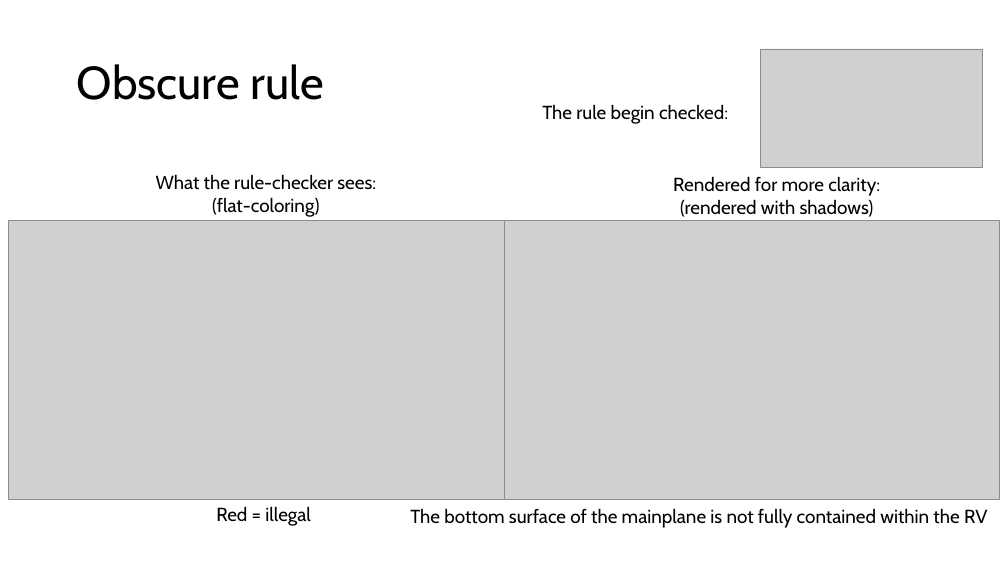
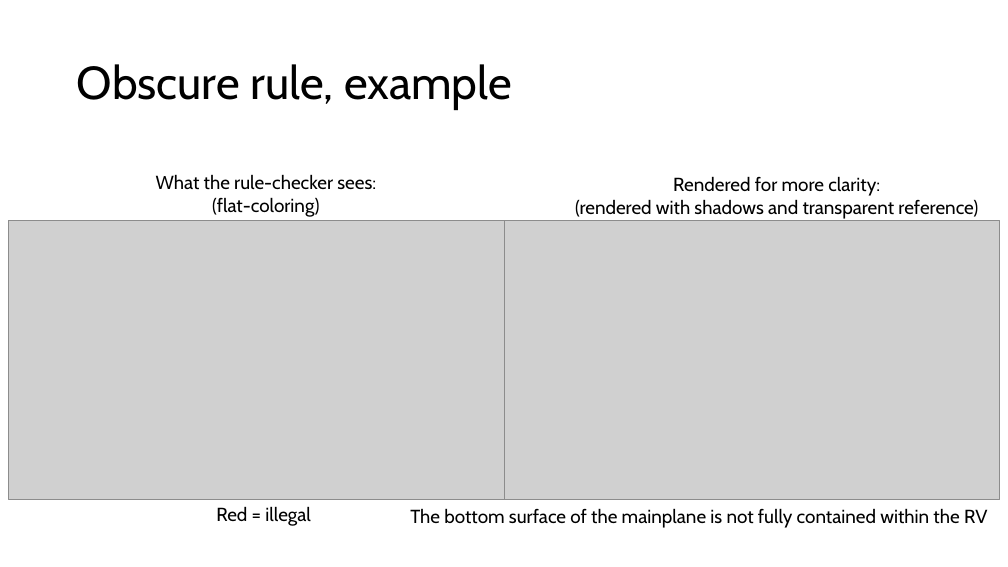
Before and after one commit to KoldskaalEng/autoScrutineer, a slide deck: slide 6 of introduction Auto-scrutineer.pptx. Drawn at 1008x567 pixels with LibreOffice and Linux fonts; fonts in the diff are those of the drawing; grey boxes stand for pictures. Boxes give left, top, right and bottom in pixels: in the first picture for what was removed or moved away, otherwise in the second. Text is boxed around its words. In the diff, an @@ line names an element or a change of style, - is before the commit and + after.

Commit message:
Version 0.9 of 2025 rules
added v0.9 of the 2025 MVRC-rules. Fixed the Z-fighting problem. added top/bottom visibility rule. added boundingbox-size rule. Other minor improvemtens.

```diff
--- a/introduction Auto-scrutineer.pptx
+++ b/introduction Auto-scrutineer.pptx
@@ picture removed at [761, 49, 982, 167] @@
@@ title at [77, 64, 512, 110]: text changed @@
-Obscure rule
+Obscure rule, example
@@ text removed at [542, 104, 728, 124] @@
-The rule begin checked:
@@ text "Rendered for more clarity:": place and size @@
-text "Rendered for more clarity:" at [673, 176, 880, 217]
+text "Rendered for more clarity:" at [575, 176, 978, 219]
@@ text at [575, 199, 978, 219]: text changed @@
-(rendered with shadows)
+(rendered with shadows and transparent reference)
```
Also in this commit, not shown: 11 other slides changed, 1 slide added, 42 other files.
